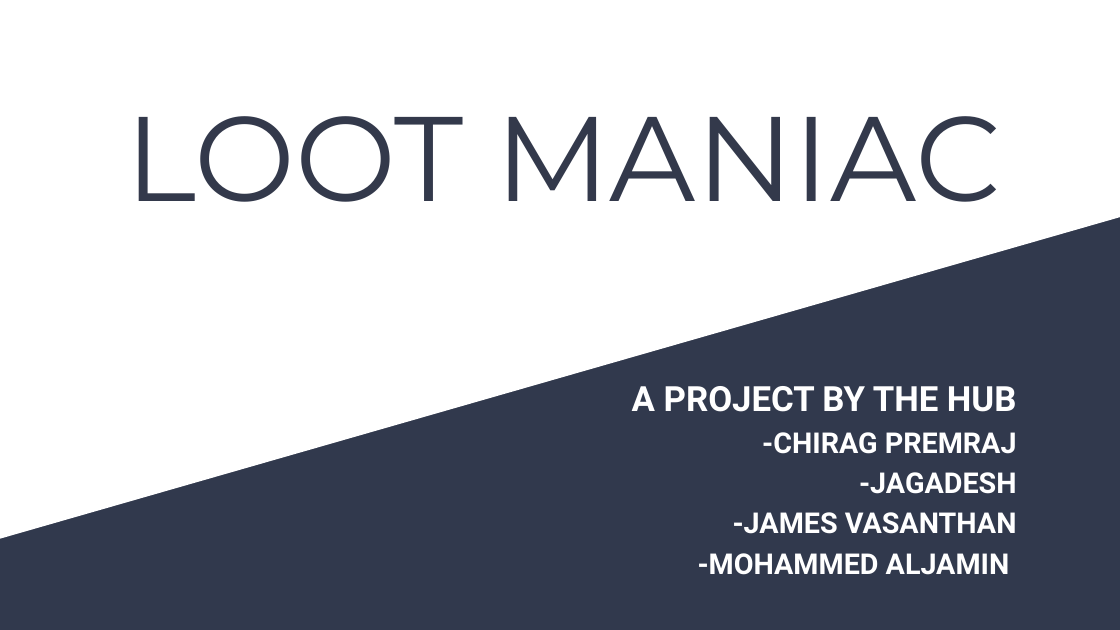
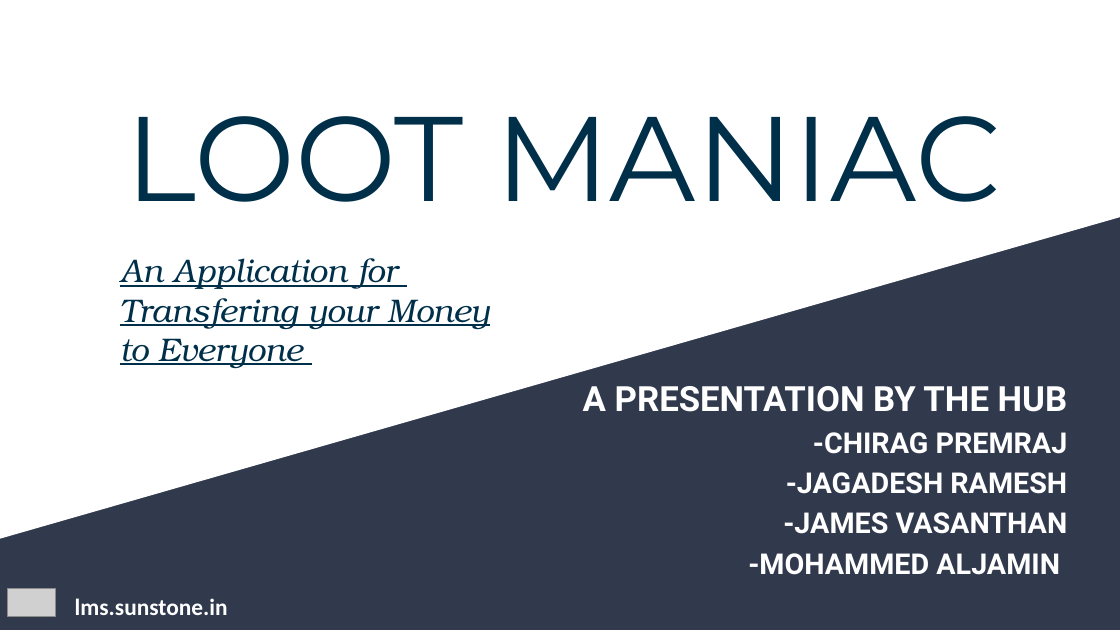
Before and after one commit to TeamHub110022/LootManiac, a slide deck: slide 1 of SRSLootManiac.pptx. Drawn at 1120x630 pixels with LibreOffice and Linux fonts; fonts in the diff are those of the drawing; grey boxes stand for pictures. Boxes give left, top, right and bottom in pixels: in the first picture for what was removed or moved away, otherwise in the second. Text is boxed around its words. In the diff, an @@ line names an element or a change of style, - is before the commit and + after.

```diff
--- a/SRSLootManiac.pptx
+++ b/SRSLootManiac.pptx
@@ title "LOOT MANIAC" at (125,116,1001,202): text colour #33394B to #002F4A @@
@@ text added at (120,258,490,369), 28 pt, text #002F4A, italic, underline @@
+An Application for
+Transfering your Money
+to Everyone
@@ subtitle "A PRESENTATION BY THE HUB": place and size @@
-subtitle "A PRESENTATION BY THE HUB" at (632,386,1017,575)
+subtitle "A PRESENTATION BY THE HUB" at (583,386,1068,575)
@@ subtitle at (583,386,1068,412): text changed @@
-A PROJECT BY THE HUB
+A PRESENTATION BY THE HUB
@@ subtitle at (786,472,1067,494): text changed @@
--JAGADESH
+-JAGADESH RAMESH
@@ picture added at (8,588,55,617) @@
@@ text added at (75,598,228,615), 20 pt, text #FFFFFF, bold @@
+lms.sunstone.in
```
Also in this commit, not shown: 4 other slides changed, 1 slide added.
